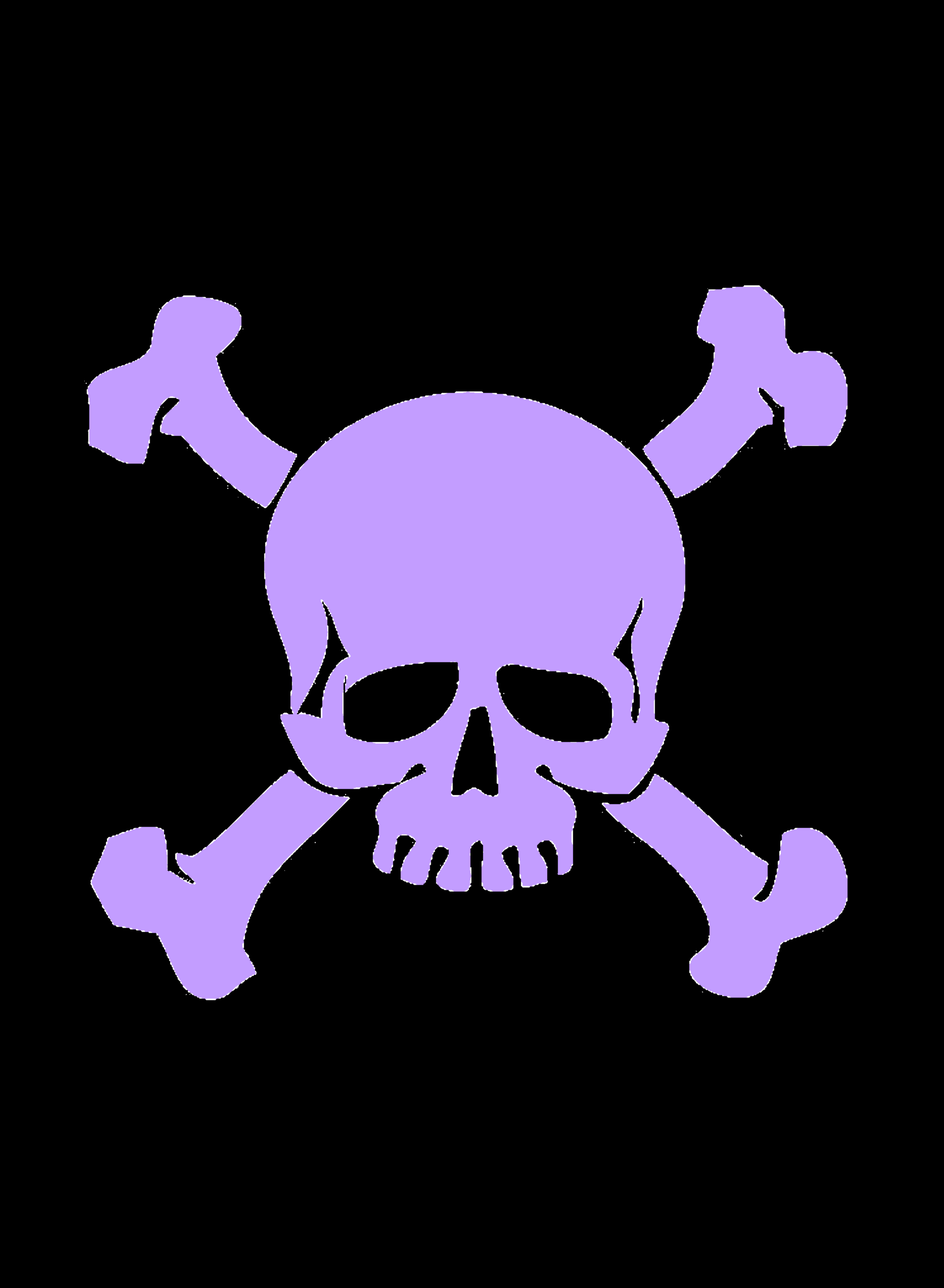
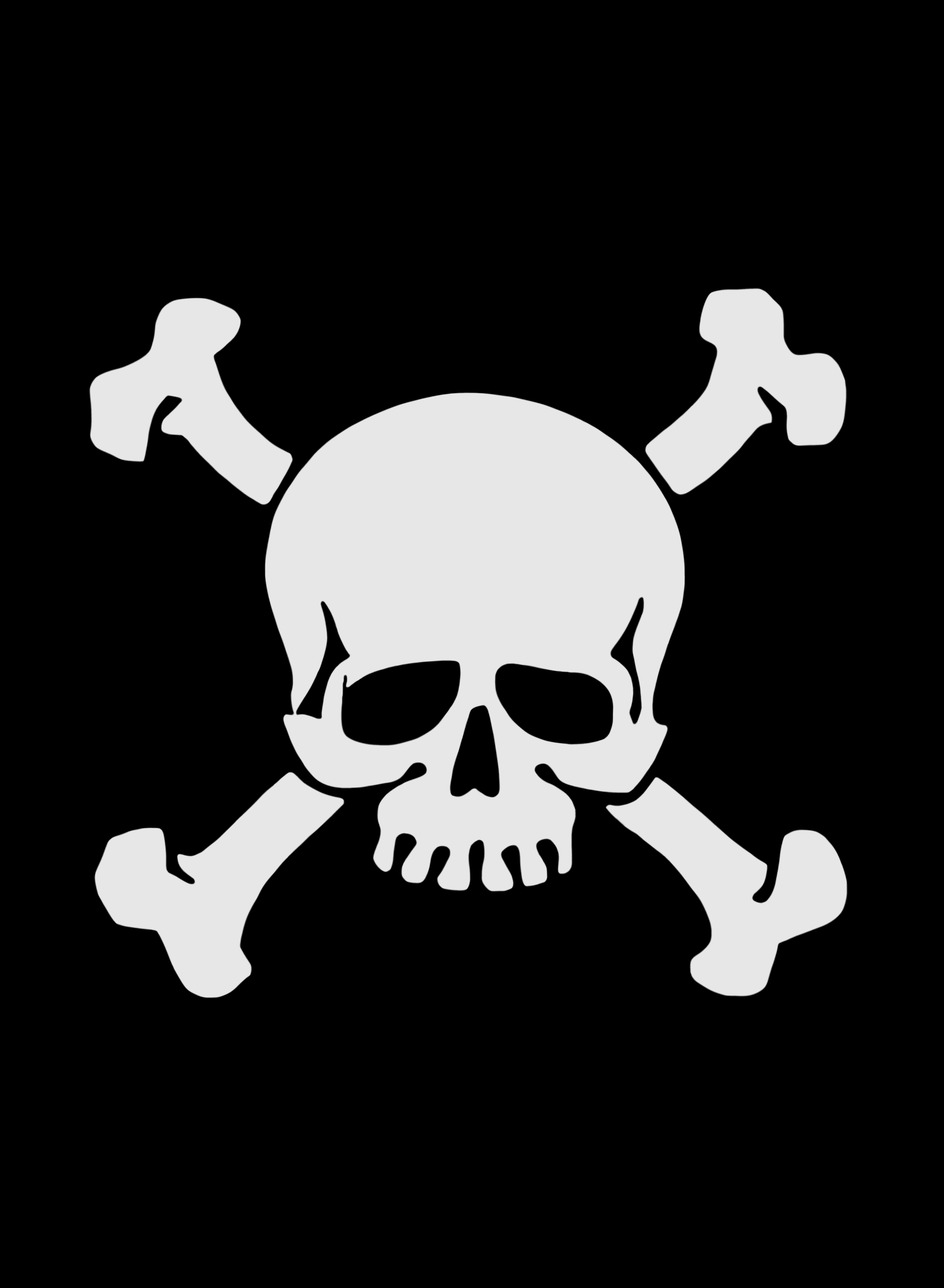
Layer changes from the first w=944, h=1288 image to the second:
removed layer "Transformation" over [84, 285, 848, 1001]
painted on "Pasted Layer" over [84, 285, 848, 999]
